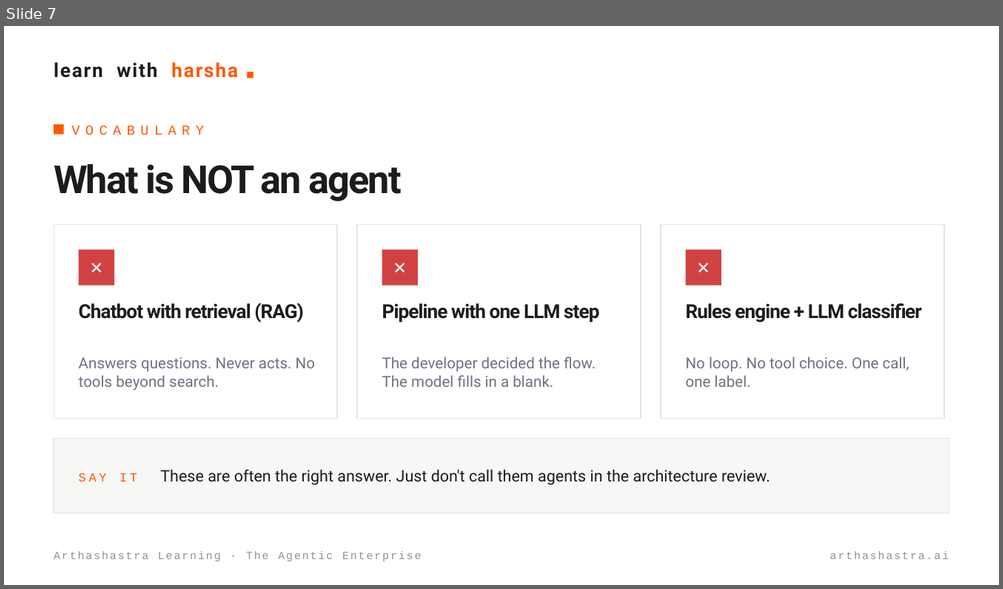
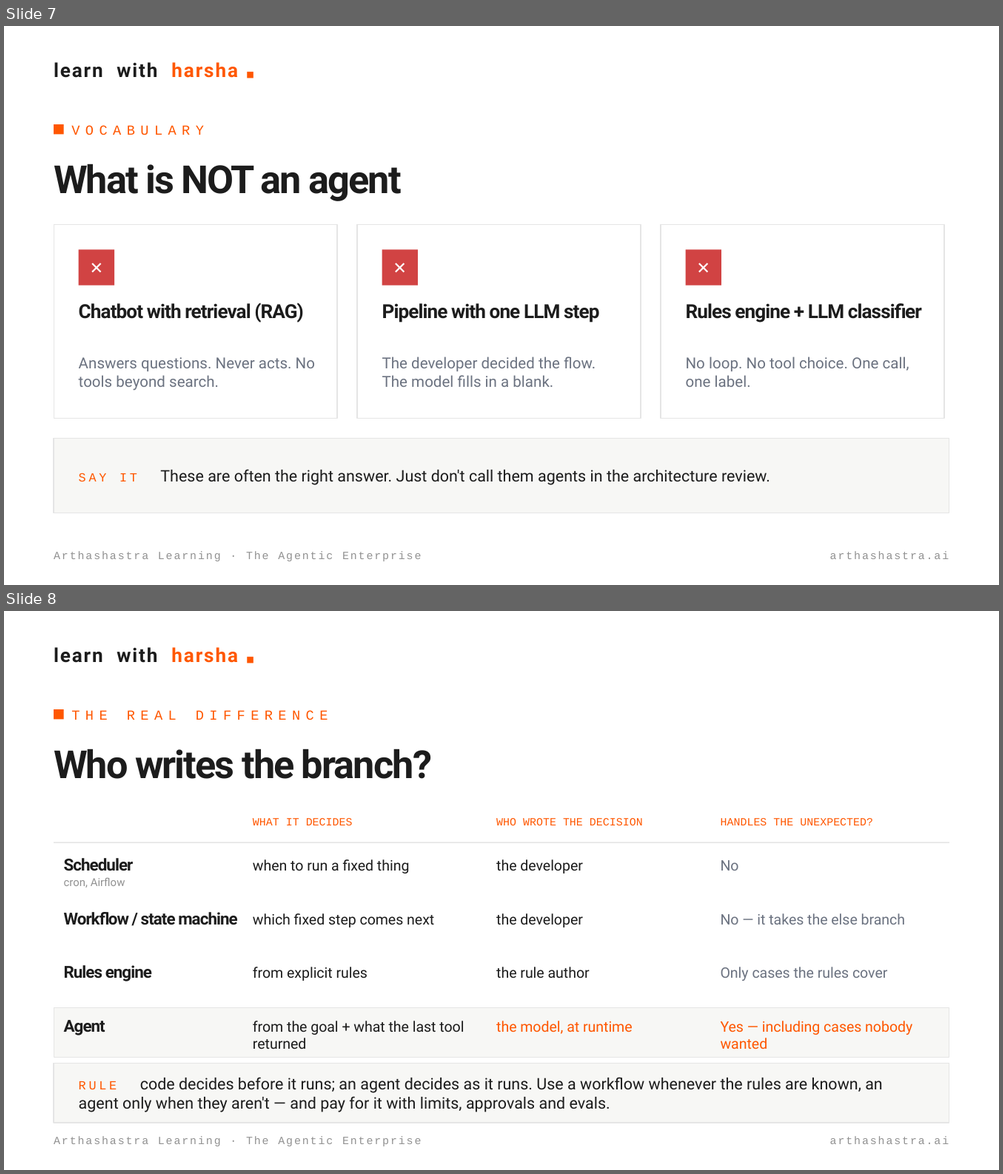
Before and after one commit to harsha47ai/agentic-ai, a slide deck: episodes/01-what-is-an-agent/slides/ep01-what-is-an-agent.pptx. Shown one above the other, each under a label of ours: slide 7 before the commit, slides 7 and 8 after it. The pictures are 1003x589 and 1003x1174 pixels, drawn with LibreOffice and Linux fonts; fonts in the diff are those of the drawing; background and template pictures are left out. Boxes give left, top, right and bottom in pixels: in the first picture for what was removed or moved away, otherwise in the second. Text is boxed around its words. In the diff, an @@ line names an element or a change of style, - is before the commit and + after.

Commit message:
Ep1: agent vs code / scheduler / rules engine slide

```diff
--- a/episodes/01-what-is-an-agent/slides/ep01-what-is-an-agent.pptx
+++ b/episodes/01-what-is-an-agent/slides/ep01-what-is-an-agent.pptx
@@ slide 8 added at bbox=[4, 611, 999, 1170], background picture (left out) @@
@@ text added at bbox=[54, 647, 238, 663], 14 pt, text #1C1C1C, bold @@
+learn with harsha ■
@@ rectangle added at bbox=[54, 709, 64, 719], fill #FF5700 @@
@@ text added at bbox=[71, 710, 328, 720], 10 pt, text #FF5700 @@
+THE REAL DIFFERENCE
@@ text added at bbox=[54, 749, 432, 779], 28 pt, text #1C1C1C, bold @@
+Who writes the branch?
@@ text added at bbox=[253, 818, 353, 826], 8 pt, text #FF5700 @@
+WHAT IT DECIDES
@@ text added at bbox=[496, 818, 643, 826], 8 pt, text #FF5700 @@
+WHO WROTE THE DECISION
@@ text added at bbox=[720, 818, 873, 826], 8 pt, text #FF5700 @@
+HANDLES THE UNEXPECTED?
@@ line added from (54, 843) to (949, 843), #E5E5E5 0.75 pt @@
@@ text added at bbox=[64, 858, 134, 871], 12 pt, text #1C1C1C, bold @@
+Scheduler
@@ text added at bbox=[253, 860, 410, 874], 10.5 pt, text #1C1C1C @@
+when to run a fixed thing
@@ text added at bbox=[496, 860, 583, 874], 10.5 pt, text #1C1C1C @@
+the developer
@@ text added at bbox=[720, 860, 739, 871], 10.5 pt, text #6B7280 @@
+No
@@ text added at bbox=[64, 878, 125, 888], 8 pt, text #919191 @@
+cron, Airflow
@@ text added at bbox=[64, 912, 237, 925], 12 pt, text #1C1C1C, bold @@
+Workflow / state machine
@@ text added at bbox=[253, 914, 434, 928], 10.5 pt, text #1C1C1C @@
+which fixed step comes next
@@ text added at bbox=[496, 914, 583, 928], 10.5 pt, text #1C1C1C @@
+the developer
@@ text added at bbox=[720, 914, 905, 925], 10.5 pt, text #6B7280 @@
+No — it takes the else branch
@@ text added at bbox=[64, 965, 152, 982], 12 pt, text #1C1C1C, bold @@
+Rules engine
@@ text added at bbox=[253, 967, 367, 981], 10.5 pt, text #1C1C1C @@
+from explicit rules
@@ text added at bbox=[496, 967, 589, 979], 10.5 pt, text #1C1C1C @@
+the rule author
@@ text added at bbox=[720, 967, 887, 981], 10.5 pt, text #6B7280 @@
+Only cases the rules cover
@@ rectangle added at bbox=[54, 1008, 949, 1057], fill #F7F7F5, outline #E5E5E5 0.5 pt @@
@@ text added at bbox=[64, 1020, 105, 1036], 12 pt, text #1C1C1C, bold @@
+Agent
@@ text added at bbox=[253, 1021, 464, 1049], 10.5 pt, text #1C1C1C @@
+from the goal + what the last tool returned
@@ text added at bbox=[496, 1021, 632, 1034], 10.5 pt, text #FF5700 @@
+the model, at runtime
@@ text added at bbox=[720, 1021, 912, 1050], 10.5 pt, text #FF5700 @@
+Yes — including cases nobody wanted
@@ rectangle added at bbox=[54, 1064, 949, 1123], fill #F7F7F5, outline #E5E5E5 0.75 pt @@
@@ text added at bbox=[79, 1077, 882, 1113], 11.5 pt, text #1C1C1C @@
+RULE code decides before it runs; an agent decides as it runs. Use a workflow whenever the rules are known, an agent only when they aren't — and pay for it with limits, approvals and evals.
@@ text added at bbox=[54, 1136, 421, 1147], 8 pt, text #919191 @@
+Arthashastra Learning · The Agentic Enterprise
@@ text added at bbox=[830, 1136, 949, 1145], 8 pt, text #919191 @@
+arthashastra.ai
```
Also in this commit, not shown: 1 other file.
